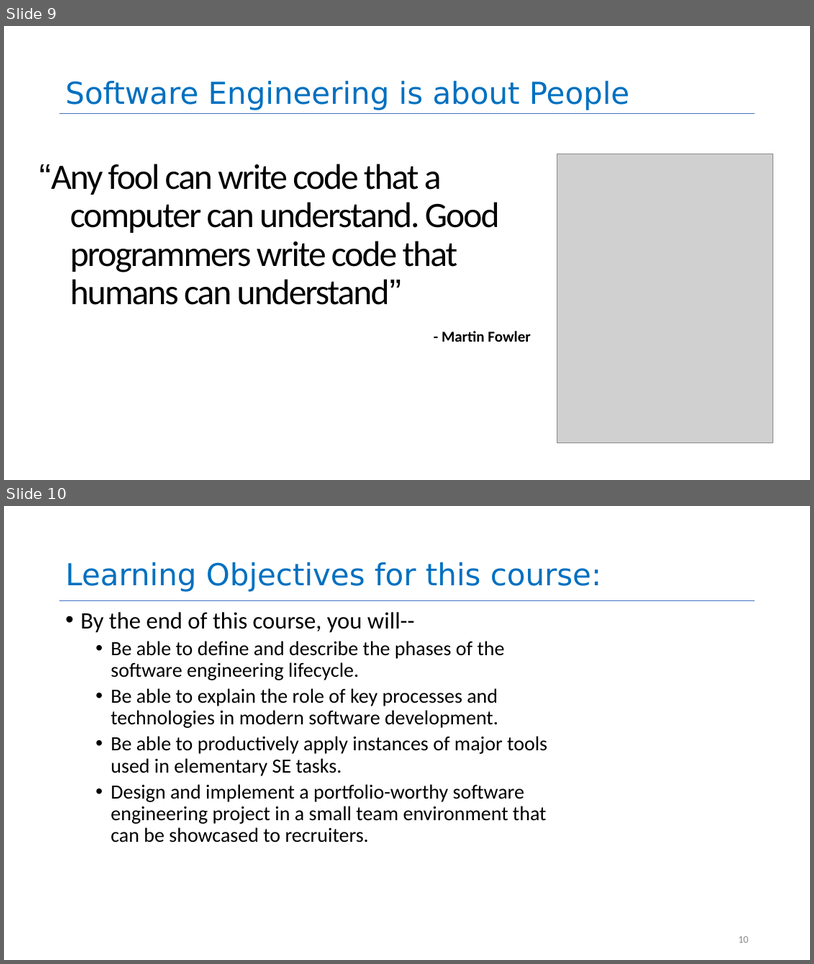
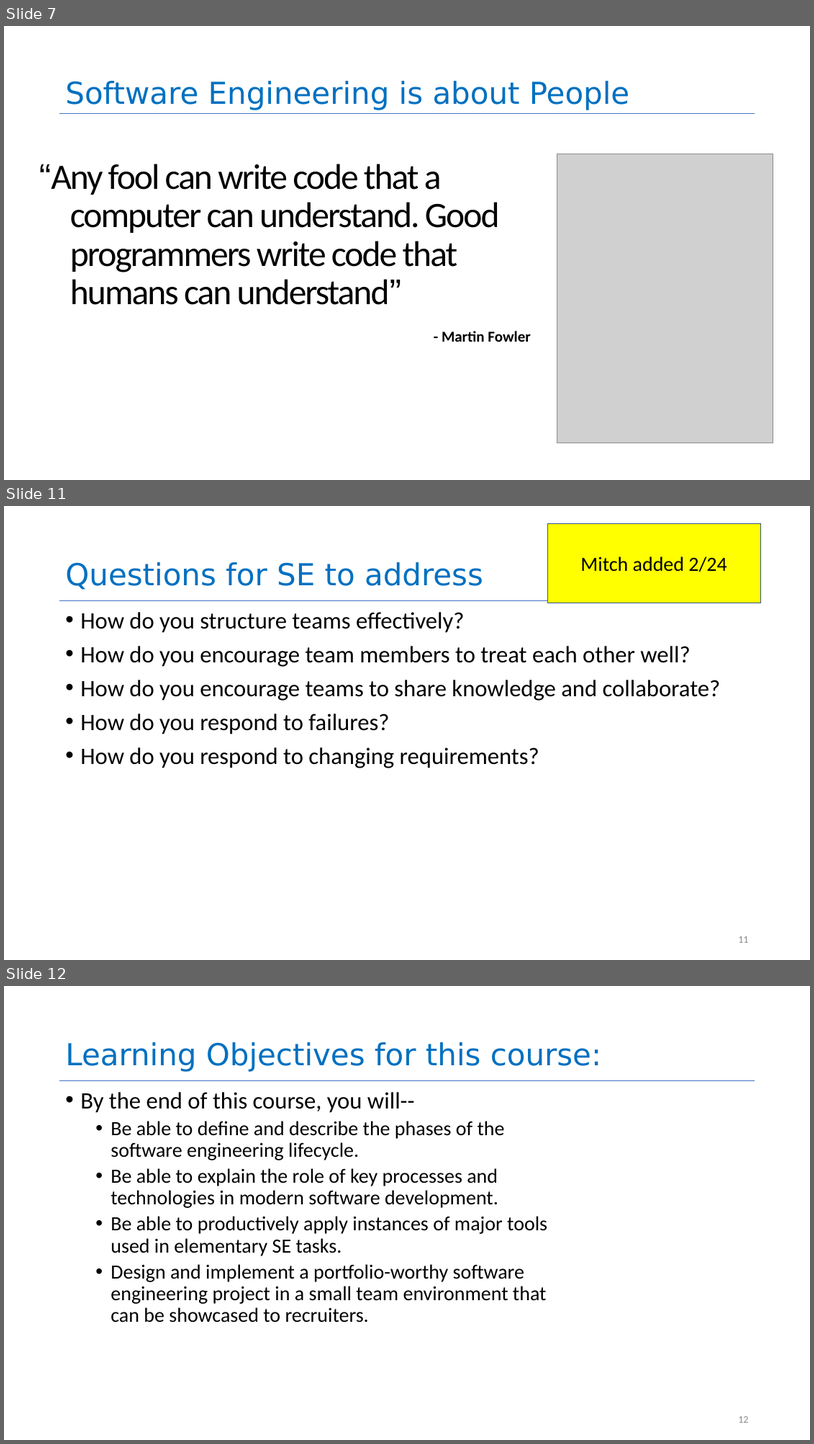
Before and after one commit to neu-se/CS4530-Spring-2024, a slide deck: Slides/Module 01.1 Course Introduction.pptx. Shown one above the other, each under a label of ours: slides 9 and 10 before the commit, slides 7, 11 and 12 after it; the slides between them are not shown. The pictures are 814x964 and 814x1444 pixels, drawn with LibreOffice and Linux fonts; fonts in the diff are those of the drawing; grey boxes stand for pictures. Boxes give left, top, right and bottom in pixels: in the first picture for what was removed or moved away, otherwise in the second. Text is boxed around its words. In the diff, an @@ line names an element or a change of style, - is before the commit and + after.

```diff
--- a/Slides/Module 01.1 Course Introduction.pptx
+++ b/Slides/Module 01.1 Course Introduction.pptx
@@ slide 11 added at <box>4,506,810,960</box>, background #FFFFFF; not listed: 1 template element that a slide beside it also shows @@
@@ rectangle added at <box>548,523,761,602</box>, fill #FFFF00, outline #325491 1 pt, 24 pt, text #000000 @@
+Mitch added 2/24
@@ title added at <box>65,562,484,590</box>, 36 pt, text #0070C0 @@
+Questions for SE to address
@@ text added at <box>80,612,721,768</box>, 28 pt, text #000000 @@
+• How do you structure teams effectively?
+• How do you encourage team members to treat each other well?
+• How do you encourage teams to share knowledge and collaborate?
+• How do you respond to failures?
+• How do you respond to changing requirements?
@@ page number added at <box>738,936,748,942</box>, 12 pt, text #8C8C8C @@
+11
@@ what was slide 9 is now slide 7 @@
@@ what was slide 10 is now slide 12 @@
@@ page number at <box>738,1416,748,1422</box>: text changed @@
-10
+12
```
Also in this commit, not shown: 2 slides changed, 1 other slide added.
